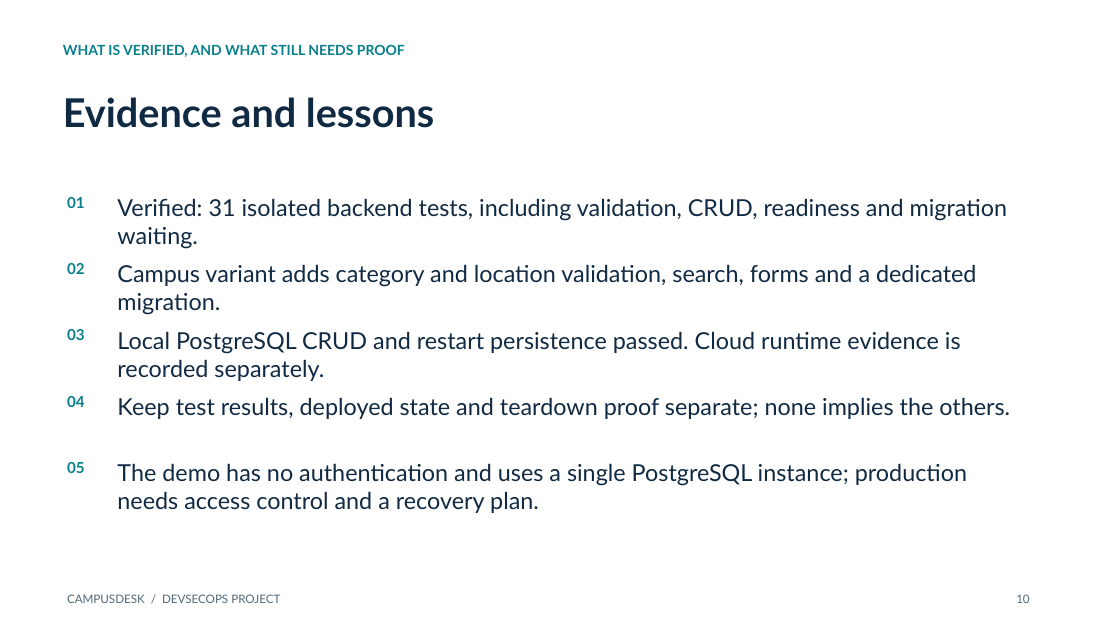
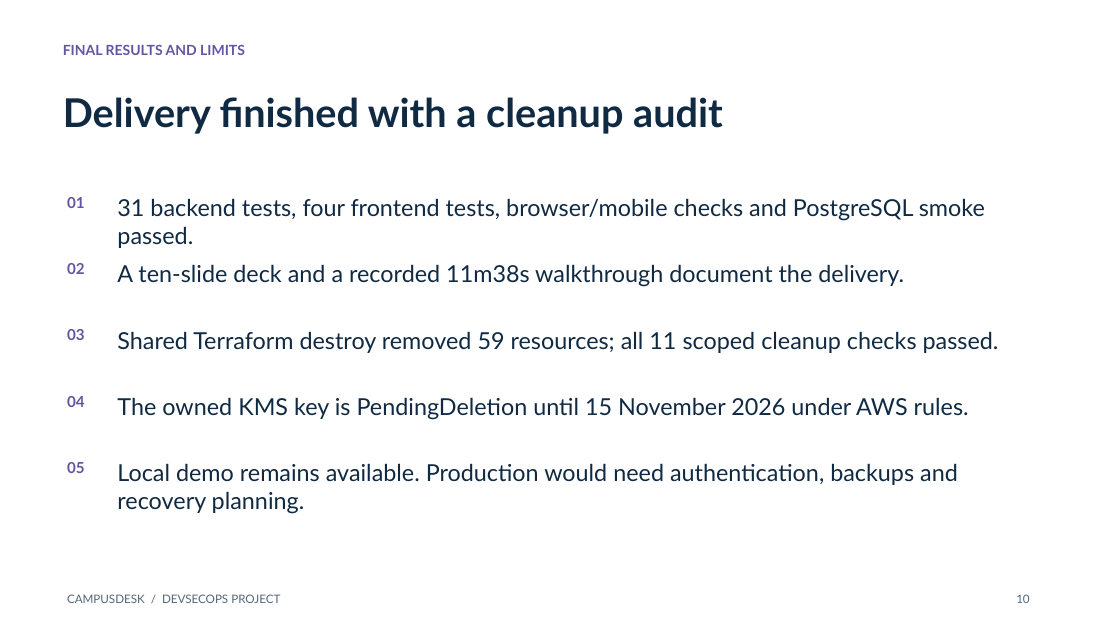
Before and after one commit to AJ5831A/campusdesk-devsecops, a slide deck: slide 10 of demo/presentation.pptx. Drawn at 1120x630 pixels with LibreOffice and Linux fonts; fonts in the diff are those of the drawing. Boxes give left, top, right and bottom in pixels: in the first picture for what was removed or moved away, otherwise in the second. Text is boxed around its words. In the diff, an @@ line names an element or a change of style, - is before the commit and + after.

Commit message:
Add campus-specific final deck and exact printable demo script

```diff
--- a/demo/presentation.pptx
+++ b/demo/presentation.pptx
@@ text at (63, 45, 245, 55): text changed; text colour #087F8C to #6554A4 @@
-WHAT IS VERIFIED, AND WHAT STILL NEEDS PROOF
+FINAL RESULTS AND LIMITS
@@ text at (63, 97, 723, 134): text changed @@
-Evidence and lessons
+Delivery finished with a cleanup audit
@@ text at (117, 198, 985, 248): text changed @@
-Verified: 31 isolated backend tests, including validation, CRUD, readiness and migration waiting.
+31 backend tests, four frontend tests, browser/mobile checks and PostgreSQL smoke passed.
@@ text at (117, 264, 904, 287): text changed @@
-Campus variant adds category and location validation, search, forms and a dedicated migration.
+A ten-slide deck and a recorded 11m38s walkthrough document the delivery.
@@ text at (117, 331, 999, 353): text changed @@
-Local PostgreSQL CRUD and restart persistence passed. Cloud runtime evidence is recorded separately.
+Shared Terraform destroy removed 59 resources; all 11 scoped cleanup checks passed.
@@ text at (117, 397, 969, 420): text changed @@
-Keep test results, deployed state and teardown proof separate; none implies the others.
+The owned KMS key is PendingDeletion until 15 November 2026 under AWS rules.
@@ text colour #087F8C to #6554A4 in 5 elements at (67, 197, 85, 208), (67, 263, 85, 274), (67, 329, 85, 340), (67, 396, 85, 407), (67, 462, 85, 473) @@
@@ text at (117, 463, 958, 514): text changed @@
-The demo has no authentication and uses a single PostgreSQL instance; production needs access control and a recovery plan.
+Local demo remains available. Production would need authentication, backups and recovery planning.
```
Also in this commit, not shown: 9 other slides changed, 8 other files.
